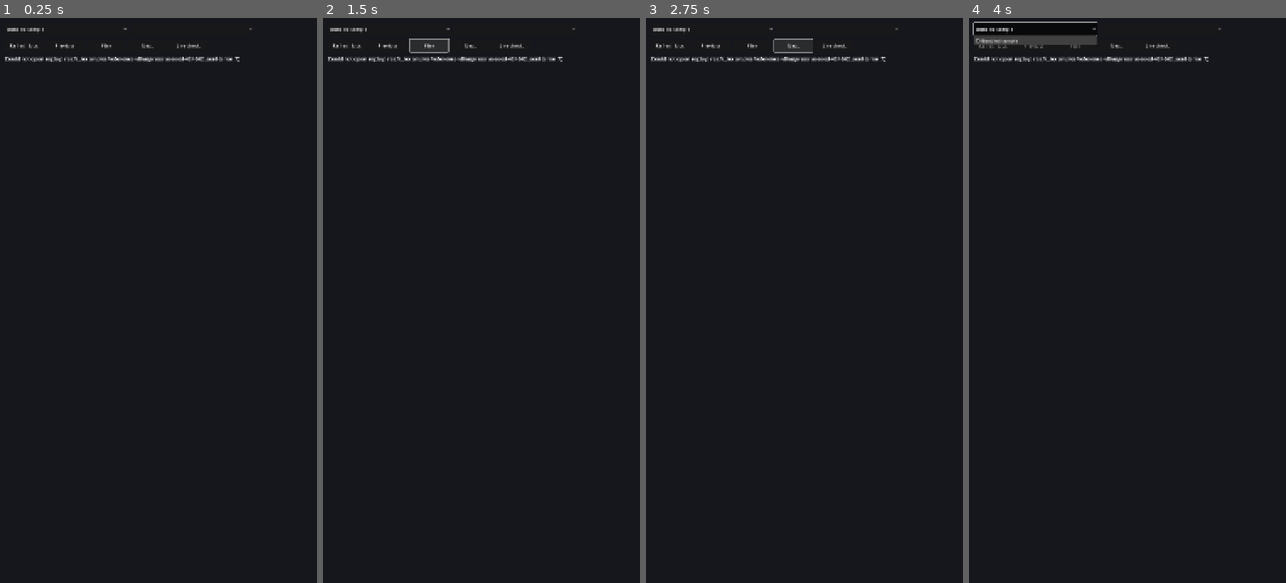
Above: before the commit, frames 1-4 (left to right).
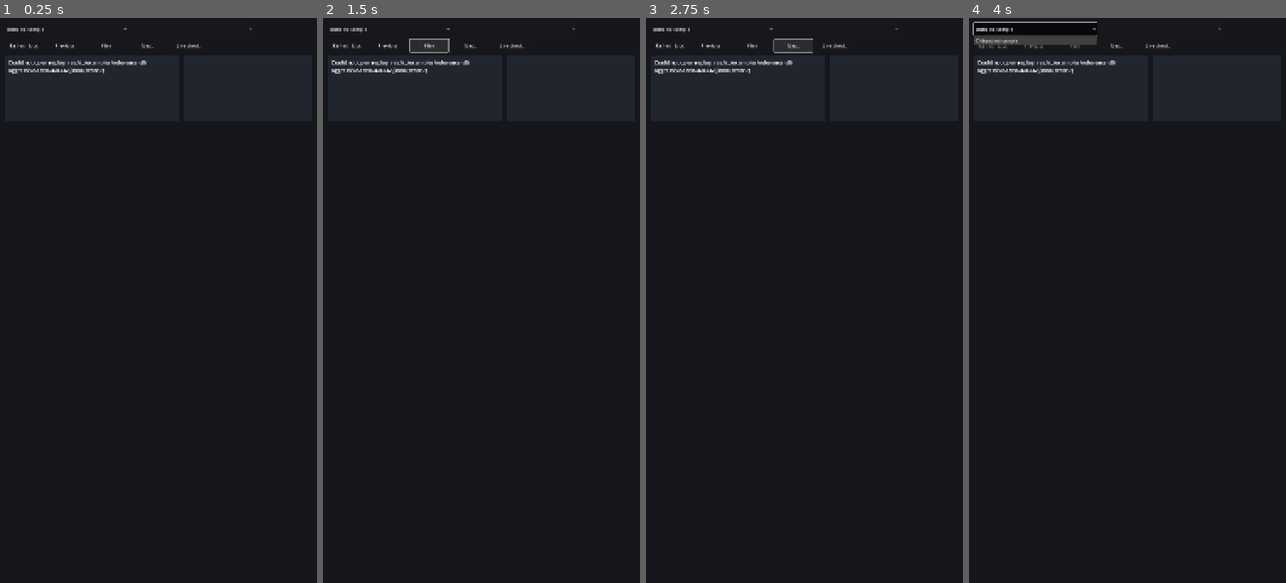
Above: after the commit, the same moments.

Repository: torafugu/anarogue
Game: Godot game, scene res://scenes/replay.tscn
The game is run twice, just before and just after one commit, with the same random seed, the same clock (stepped at 60 frames per second) and the same inputs.
Inputs:
- Up to frame 1 (0.25 s): no input
- Up to frame 2 (1.5 s): click "Play" at 0.5 s; click "Play" at 1.25 s
- Up to frame 3 (2.75 s): click "Next" at 2 s
- Up to frame 4 (4 s): click "Next" at 2.75 s; click "Bundled sample" at 3.5 s

The runs differ from the first frame. In frame 1, 0.8% of the frame differs, in the area x 1-76%, y 6-10%; in frame 2, 0.8%; in frame 3, 0.8%; in frame 4, 0.8%.

Commit message:
Separate replay log and player information with maze status overlay

Diff:
--- a/game/scripts/replay_viewer.gd
+++ b/game/scripts/replay_viewer.gd
@@ -2,6 +2,9 @@
 
 const ReplayData := preload("res://scripts/replay_log.gd")
 const DEFAULT_REPLAY := "res://../examples/reference-v8/aggressive-seed-424242.jsonl"
+const INFO_TOP := 126.0
+const INFO_HEIGHT := 224.0
+const MAP_TOP := INFO_TOP + INFO_HEIGHT + 16.0
 const AUTO_STEP_SECONDS := 0.28
 const ARROW_FLIGHT_DURATION := 0.28
 const ARROW_IMPACT_DURATION := 0.12
@@ -25,7 +28,12 @@
 var font := ThemeDB.fallback_font
 var log_selector: OptionButton
 var run_selector: OptionButton
-var status_label: Label
+var status_label: RichTextLabel
+var player_label: RichTextLabel
+var log_panel: PanelContainer
+var player_panel: PanelContainer
+var map_overlay: PanelContainer
+var map_status_label: Label
 var play_button: Button
 var result_popup: PanelContainer
 var result_title: Label
@@ -69,13 +77,31 @@
 	var simulator_button := make_button("Live check", open_live_simulator)
 	simulator_button.name = "SimulatorButton"
 
-	status_label = Label.new()
-	status_label.add_theme_font_size_override("font_size", 18)
-	status_label.autowrap_mode = TextServer.AUTOWRAP_WORD_SMART
-	add_child(status_label)
+	log_panel = make_info_panel("LogPanel")
+	status_label = make_info_text("LogText")
+	log_panel.add_child(status_label)
+	player_panel = make_info_panel("PlayerPanel")
+	player_label = make_info_text("PlayerInfo")
+	player_panel.add_child(player_label)
+
+	map_overlay = PanelContainer.new()
+	map_overlay.name = "MapOverlay"
+	map_overlay.mouse_filter = Control.MOUSE_FILTER_IGNORE
+	map_overlay.z_index = 1
+	var overlay_style := StyleBoxFlat.new()
+	overlay_style.bg_color = Color(0.05, 0.06, 0.08, 0.85)
+	overlay_style.set_content_margin_all(8)
+	map_overlay.add_theme_stylebox_override("panel", overlay_style)
+	map_status_label = Label.new()
+	map_status_label.add_theme_font_size_override("font_size", 18)
+	map_status_label.mouse_filter = Control.MOUSE_FILTER_IGNORE
+	map_overlay.add_child(map_status_label)
+	add_child(map_overlay)
+	map_overlay.hide()
 
 	result_popup = PanelContainer.new()
 	result_popup.name = "ResultPopup"
+	result_popup.z_index = 2
 	result_popup.mouse_filter = Control.MOUSE_FILTER_IGNORE
 	var panel_style := StyleBoxFlat.new()
 	panel_style.bg_color = Color(0, 0, 0, 0.85)
@@ -100,6 +126,41 @@
 	add_child(result_popup)
 	result_popup.hide()
 
+func make_info_panel(panel_name: String) -> PanelContainer:
+	var panel := PanelContainer.new()
+	panel.name = panel_name
+	var style := StyleBoxFlat.new()
+	style.bg_color = Color("#20252e")
+	style.set_content_margin_all(12)
+	panel.add_theme_stylebox_override("panel", style)
+	add_child(panel)
+	return panel
+
+func make_info_text(text_name: String) -> RichTextLabel:
+	var label := RichTextLabel.new()
+	label.name = text_name
+	label.add_theme_font_size_override("normal_font_size", 18)
+	label.scroll_active = true
+	label.selection_enabled = true
+	return label
+
+func map_rect() -> Rect2:
+	var viewport_size := get_viewport_rect().size
+	var available := Vector2(maxf(1, viewport_size.x - 32), maxf(1, viewport_size.y - MAP_TOP - 16))
+	if replay.frames.is_empty():
+		return Rect2(Vector2(16, MAP_TOP), available)
+	var rows: Array = replay.frames[frame_index]["map_rows"]
+	if rows.is_empty() or str(rows[0]).is_empty():
+		return Rect2(Vector2(16, MAP_TOP), available)
+	var tile_size := minf(available.x / str(rows[0]).length(), available.y / rows.size())
+	var map_size := Vector2(str(rows[0]).length(), rows.size()) * tile_size
+	return Rect2(Vector2((viewport_size.x - map_size.x) * 0.5, MAP_TOP), map_size)
+
+func layout_map_overlay() -> void:
+	var area := map_rect()
+	map_overlay.position = area.position + Vector2(8, 8)
+	map_overlay.size = Vector2.ZERO # Let the single-line badge fit its contents.
+
 func make_button(text: String, callback: Callable) -> Button:
 	var button := Button.new()
 	button.text = text
@@ -124,24 +185,25 @@
 		button.position = Vector2(x, 72)
 		button.size = Vector2(132, 44)
 		x += 140
-	status_label.position = Vector2(16, 126)
-	status_label.size = Vector2(width - 32, 144)
+	var available_width := width - 32
+	var player_width := clampf(available_width * 0.42, 280, 440)
+	var log_width := available_width - player_width - 16
+	log_panel.position = Vector2(16, INFO_TOP)
+	log_panel.size = Vector2(log_width, INFO_HEIGHT)
+	player_panel.position = Vector2(32 + log_width, INFO_TOP)
+	player_panel.size = Vector2(player_width, INFO_HEIGHT)
+	layout_map_overlay()
 	layout_result_popup()
 	queue_redraw()
 
 
 func layout_result_popup() -> void:
 	var viewport_size := get_viewport_rect().size
-	var map_height := maxf(0, viewport_size.y - 298)
-	if not replay.frames.is_empty():
-		var rows: Array = replay.frames[frame_index]["map_rows"]
-		if not rows.is_empty() and not str(rows[0]).is_empty():
-			var tile_size := minf((viewport_size.x - 32) / str(rows[0]).length(), map_height / rows.size())
-			map_height = tile_size * rows.size()
+	var area := map_rect()
 	result_popup.size = Vector2(maxf(0, minf(560, viewport_size.x - 32)), 190)
 	result_popup.position = Vector2(
 		(viewport_size.x - result_popup.size.x) * 0.5,
-		282 + maxf(0, (map_height - result_popup.size.y) * 0.5)
+		area.position.y + maxf(0, (area.size.y - result_popup.size.y) * 0.5)
 	)
 
 
@@ -201,6 +263,7 @@
 func load_replay(path: String) -> void:
 	var error := replay.load_file(path)
 	if error != OK:
+		update_status()
 		status_label.text = "Could not open replay: %s (error %d)" % [path, error]
 		queue_redraw()
 		return
@@ -301,6 +364,8 @@
 	result_popup.hide()
 	if replay.frames.is_empty():
 		status_label.text = "No replay frames."
+		player_label.text = ""
+		map_overlay.hide()
 		return
 	var frame: Dictionary = replay.frames[frame_index]
 	var player: Dictionary = frame["player_state"]
@@ -315,22 +380,23 @@
 		result_popup.show()
 		layout_result_popup()
 	var rule: String = frame["rule_id"]
-	var line := "%s  ·  frame %d/%d  ·  turn %d  ·  depth %d\nLv %d  ·  XP %d/%d  ·  HP %d/%d"
-	status_label.text = line % [
-		frame["strategy_id"], frame_index + 1, replay.frames.size(), frame["turn"],
-		frame["depth"], player.get("level", 1), player.get("xp", 0), int(player.get("level", 1)) * 8,
-		player.get("hp", 0), player.get("max_hp", 0)
-	]
+	map_status_label.text = "Depth %d   ·   Frame %d/%d   ·   Turn %d" % [frame["depth"], frame_index + 1, replay.frames.size(), frame["turn"]]
+	map_overlay.show()
+	layout_map_overlay()
 	var raw_attack_text := "%d+%d" % [player.get("base_attack", player.get("attack", 0)), player.get("attack_bonus", 0)]
 	if player.get("weapon_kind", "melee") == "bow":
 		raw_attack_text = "(%s)/2" % raw_attack_text
-	status_label.text += "  ·  ATK %d [%s]  DEF %d (%d+%d)" % [player.get("attack", 0), raw_attack_text, player.get("defense", 0), player.get("base_defense", 0), player.get("defense_bonus", 0)]
-	status_label.text += " · %s range %d" % [player.get("weapon_kind", "melee"), player.get("attack_range", 1)]
-	status_label.text += "  ·  Potions %d/3" % int(player.get("inventory", {}).get("health_potion", 0))
 	var equipment: Dictionary = player.get("equipment", {})
 	var weapon = equipment.get("weapon")
 	var armor = equipment.get("armor")
-	status_label.text += "  ·  W %s  D %s" % [weapon["id"] if weapon != null else "none", armor["id"] if armor != null else "none"]
+	player_label.text = "Lv %d · XP %d/%d\nHP %d/%d\nATK %d [%s] · DEF %d (%d+%d)\n%s range %d · Potions %d/3\nW %s\nD %s\nStrategy %s" % [
+		player.get("level", 1), player.get("xp", 0), int(player.get("level", 1)) * 8,
+		player.get("hp", 0), player.get("max_hp", 0), player.get("attack", 0), raw_attack_text,
+		player.get("defense", 0), player.get("base_defense", 0), player.get("defense_bonus", 0),
+		player.get("weapon_kind", "melee"), player.get("attack_range", 1), int(player.get("inventory", {}).get("health_potion", 0)),
+		weapon["id"] if weapon != null else "none", armor["id"] if armor != null else "none", frame["strategy_id"]
+	]
+	status_label.text = "Log"
 	var goal: Dictionary = frame.get("goal_selection", {})
 	if not goal.is_empty():
 		status_label.text += "\nGoal %s / %s · %s" % [goal["selected_kind"], goal["selected_id"], "retained (no draw)" if goal["target_retained"] else "drawn"]
@@ -376,12 +442,9 @@
 		return
 	var map_height := rows.size()
 	var map_width: int = str(rows[0]).length()
-	var available := Vector2(get_viewport_rect().size.x - 32, get_viewport_rect().size.y - 298)
-	var tile_size := minf(available.x / map_width, available.y / map_height)
-	var origin := Vector2(
-		(get_viewport_rect().size.x - map_width * tile_size) * 0.5,
-		282
-	)
+	var area := map_rect()
+	var tile_size := area.size.x / map_width
+	var origin := area.position
 	for y in range(map_height):
 		var row := str(rows[y])
 		for x in range(map_width):
--- a/game/tests/replay_popup_test.gd
+++ b/game/tests/replay_popup_test.gd
@@ -42,8 +42,8 @@
 	if growth_frame >= 0:
 		viewer.set_frame(growth_frame)
 		var player: Dictionary = viewer.replay.frames[growth_frame]["player_state"]
-		check(viewer.status_label.text.contains("Lv %d" % player["level"]), "growth replay shows current level")
-		check(viewer.status_label.text.contains("XP %d/%d" % [player["xp"], player["level"] * 8]), "growth replay shows current XP threshold")
+		check(viewer.player_label.text.contains("Lv %d" % player["level"]), "growth replay shows current level")
+		check(viewer.player_label.text.contains("XP %d/%d" % [player["xp"], player["level"] * 8]), "growth replay shows current XP threshold")
 		check(viewer.status_label.text.contains("Growth ") and viewer.status_label.text.contains("vs stairs"), "growth replay renders the comparison")
 
 	viewer.load_replay("res://../examples/reference-v6/cautious-seed-1.jsonl")
@@ -56,7 +56,7 @@
 	if shot_frame >= 0:
 		viewer.set_frame(shot_frame)
 		check(viewer.status_label.text.contains("Player bow shot"), "replay labels Player arrows")
-		check(viewer.status_label.text.contains("bow range 5"), "replay shows bow kind and range")
+		check(viewer.player_label.text.contains("bow range 5"), "replay shows bow kind and range")
 
 	viewer.load_replay("res://../examples/reference-v7/cautious-seed-27-cycle.jsonl")
 	var windup_frame := -1
Not shown, changed: USER_MANUAL.md
